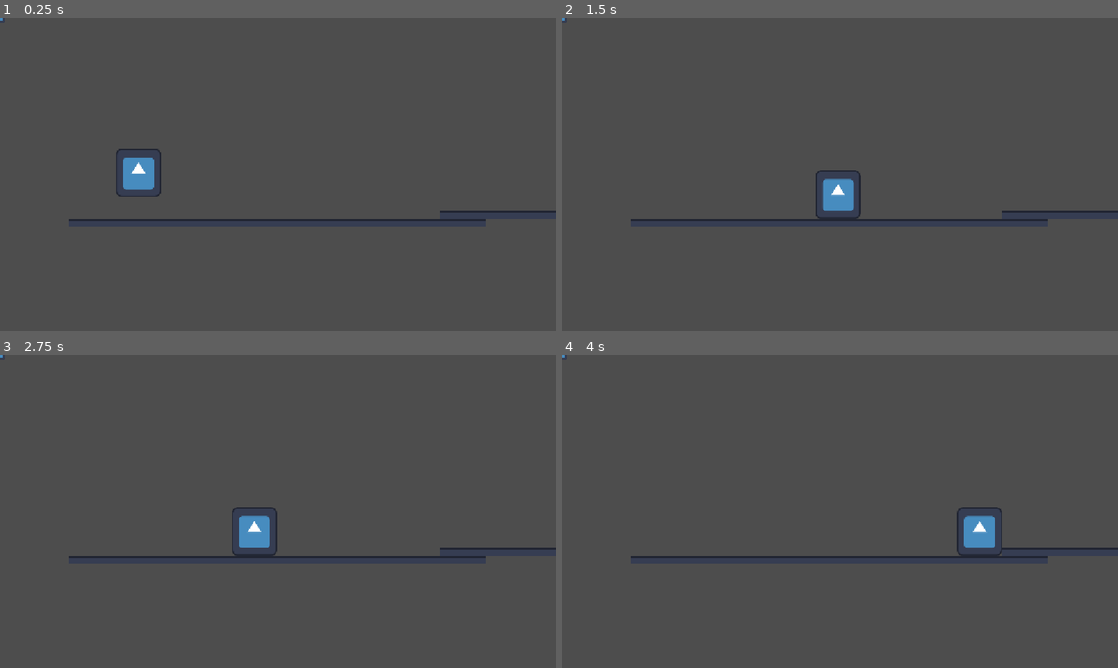
Above: before the commit, frames 1-4 (two rows, left to right).
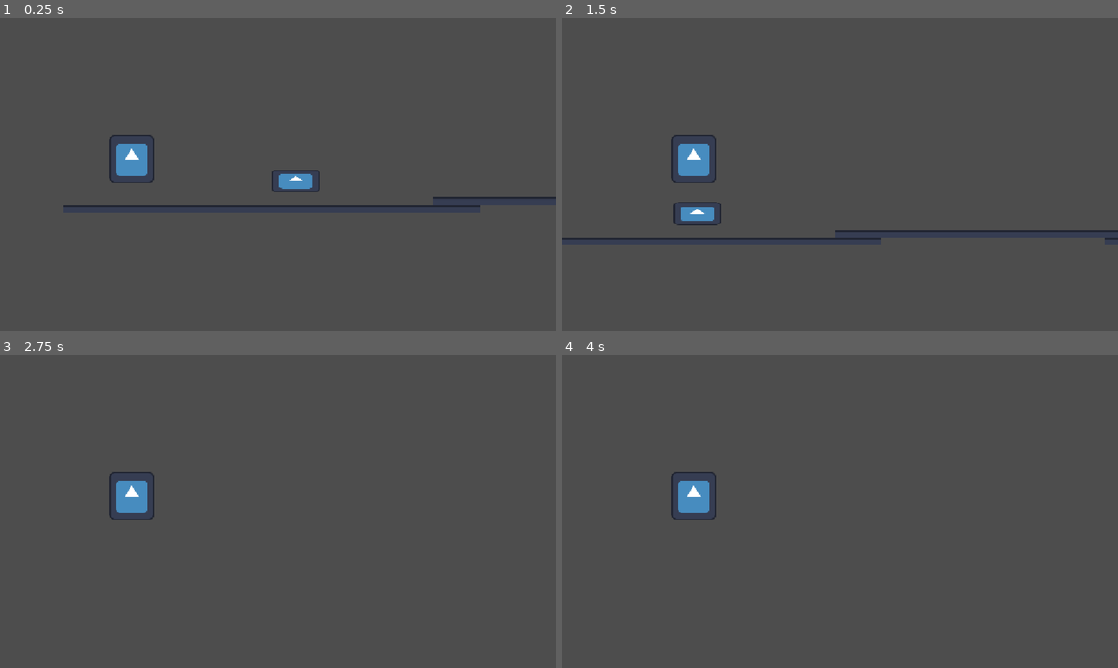
Above: after the commit, the same moments.

Repository: Random-nerd-online/Ragebait-2D-platformer
Game: Godot game, scene res://Main_or_rest.tscn
Two runs of this game, one before a commit and one after it. Both use one fixed random seed, a clock stepped at 60 frames per second and the inputs below. The engine's default icon, where the game draws it, is replaced by a stand-in: a white triangle on a blue panel in a dark square.
Inputs:
- Up to frame 1 (0.25 s): no input
- Up to frame 2 (1.5 s): tap Enter (ui_accept) at 0.5, 0.6 s; hold Right (ui_right) from 0.53 s (still down); tap W (Jump, bound only after the commit) at 0.77, 0.8, 1.07, 1.35 s
- Up to frame 3 (2.75 s): tap W (Jump, bound only after the commit) at 1.52, 1.82, 2.3 s; tap Enter (ui_accept) at 1.55, 2.1 s; release Right (ui_right) at 2.03 s; hold Left (ui_left) from 2.03 s (still down)
- Up to frame 4 (4 s): release Left (ui_left) at 2.78 s; hold Right (ui_right) from 2.78 s (still down); tap Enter (ui_accept) at 2.85 s; tap W (Jump, bound only after the commit) at 3.02, 3.32, 3.6, 3.77 s

The runs differ from the first frame. In frame 1, 2.7% of the frame differs, in the area x 0-100%, y 0-65%; in frame 2, 3.2%, in the area x 0-100%, y 0-71%; in frame 3, 2.1%; in frame 4, 2.1%.

Commit message:
Game 2.0
2nd version of game

Diff:
--- a/Main_or_rest.tscn
+++ b/Main_or_rest.tscn
@@ -4,6 +4,14 @@
 [ext_resource type="Texture2D" uid="uid://cs1ce02b1ut05" path="res://icon.svg" id="2_0i0vs"]
 
 [sub_resource type="RectangleShape2D" id="RectangleShape2D_uep3k"]
+
+[sub_resource type="SegmentShape2D" id="SegmentShape2D_q26tn"]
+a = Vector2(934, -180)
+b = Vector2(-352, -181)
+
+[sub_resource type="SegmentShape2D" id="SegmentShape2D_uep3k"]
+a = Vector2(0, -359)
+b = Vector2(0, 376)
 
 [sub_resource type="TileSetAtlasSource" id="TileSetAtlasSource_e5tcs"]
 texture = ExtResource("2_0i0vs")
@@ -155,7 +163,14 @@
 physics_layer_0/collision_layer = 1
 sources/0 = SubResource("TileSetAtlasSource_e5tcs")
 
+[sub_resource type="RectangleShape2D" id="RectangleShape2D_47s1u"]
+size = Vector2(13.999998, 21.956512)
+
+[sub_resource type="RectangleShape2D" id="RectangleShape2D_8cv1r"]
+size = Vector2(20.479904, 128.00005)
+
 [sub_resource type="RectangleShape2D" id="RectangleShape2D_q26tn"]
+size = Vector2(2.800002, 20)
 
 [node name="Node2D" type="Node2D" unique_id=1733538206]
 
@@ -174,16 +189,137 @@
 
 [node name="AudioStreamPlayer2D" type="AudioStreamPlayer2D" parent="Player" unique_id=1614926680]
 
+[node name="Camera and deadzone2" type="Node2D" parent="Player/AudioStreamPlayer2D" unique_id=1867240662]
+position = Vector2(64.96625, 6.357357)
+scale = Vector2(0.21441005, 0.19866733)
+
+[node name="Deadzone2" type="Area2D" parent="Player/AudioStreamPlayer2D/Camera and deadzone2" unique_id=1274836857]
+collision_mask = 2
+
+[node name="CollisionShape2D4" type="CollisionShape2D" parent="Player/AudioStreamPlayer2D/Camera and deadzone2/Deadzone2" unique_id=283248]
+position = Vector2(-301, 555)
+shape = SubResource("SegmentShape2D_q26tn")
+
+[node name="CollisionShape2D2" type="CollisionShape2D" parent="Player/AudioStreamPlayer2D/Camera and deadzone2/Deadzone2" unique_id=454175560]
+position = Vector2(632, 0)
+shape = SubResource("SegmentShape2D_uep3k")
+
+[node name="CollisionShape2D" type="CollisionShape2D" parent="Player/AudioStreamPlayer2D/Camera and deadzone2/Deadzone2" unique_id=940517512]
+position = Vector2(-653, -1)
+shape = SubResource("SegmentShape2D_uep3k")
+
+[node name="CollisionShape2D3" type="CollisionShape2D" parent="Player/AudioStreamPlayer2D/Camera and deadzone2/Deadzone2" unique_id=1396849584]
+position = Vector2(-301, -179)
+shape = SubResource("SegmentShape2D_q26tn")
+
+[node name="Timer" type="Timer" parent="Player/AudioStreamPlayer2D/Camera and deadzone2/Deadzone2" unique_id=1895646114]
+
+[node name="Camera" type="Camera2D" parent="Player/AudioStreamPlayer2D/Camera and deadzone2" unique_id=120720026]
+
 [node name="TileMapLayer" type="TileMapLayer" parent="." unique_id=906846668]
 tile_map_data = PackedByteArray("AAAJABoAAAABAAAAAAAKABoAAAACAAAAAAALABoAAAADAAAAAAAMABoAAAAEAAAAAAANABoAAAAFAAAAAAAOAB …(1632 unchanged characters)…
 tile_set = SubResource("TileSet_uep3k")
 
 [node name="BounceBox" type="Area2D" parent="." unique_id=2101664933]
+position = Vector2(627, 366.00003)
+scale = Vector2(5, 2.3)
 
 [node name="Sprite2D" type="Sprite2D" parent="BounceBox" unique_id=1246619295]
 position = Vector2(1.9073486e-06, 8.940697e-08)
 scale = Vector2(0.15625, 0.15624999)
 texture = ExtResource("2_0i0vs")
 
-[node name="CollisionShape2D" type="CollisionShape2D" parent="BounceBox" unique_id=1320190522]
+[node name="Up" type="CollisionShape2D" parent="BounceBox" unique_id=828479328]
+position = Vector2(-0.19999695, -0.10864258)
+shape = SubResource("RectangleShape2D_47s1u")
+
+[node name="Right" type="CollisionShape2D" parent="BounceBox" unique_id=347464545]
+position = Vector2(8.400017, 0)
+scale = Vector2(0.15625, 0.15625)
+shape = SubResource("RectangleShape2D_8cv1r")
+
+[node name="Left" type="CollisionShape2D" parent="BounceBox" unique_id=1861603442]
+position = Vector2(-8.599998, 0)
 shape = SubResource("RectangleShape2D_q26tn")
+
+[node name="Game over screen" type="Control" parent="." unique_id=548449028]
+visible = false
+layout_mode = 3
+anchors_preset = 0
+offset_left = 12.0
+offset_top = 7.0
+offset_right = 1156.0
+offset_bottom = 639.269
+
+[node name="Panel2" type="Panel" parent="Game over screen" unique_id=1177186597]
+layout_mode = 1
+anchors_preset = -1
+anchor_left = 0.012
+anchor_top = 0.512
+anchor_right = 0.012
+anchor_bottom = 0.512
+offset_left = -4.7279997
+offset_top = 0.27825928
+offset_right = 306.272
+offset_bottom = 11.278259
+
+[node name="Game over title" type="Label" parent="Game over screen" unique_id=1552975427]
+layout_mode = 1
+anchors_preset = -1
+anchor_left = 0.5
+anchor_top = 0.18
+anchor_right = 0.5
+anchor_bottom = 0.18
+offset_left = -98.0
+offset_top = 97.32607
+offset_right = 86.0
+offset_bottom = 186.32608
+grow_horizontal = 2
+grow_vertical = 2
+theme_override_font_sizes/font_size = 32
+text = "GAME OVER"
+horizontal_alignment = 1
+vertical_alignment = 1
+
+[node name="Press B" type="Label" parent="Game over screen" unique_id=542911230]
+layout_mode = 1
+anchors_preset = -1
+anchor_left = 0.50200003
+anchor_top = 0.354
+anchor_right = 0.50200003
+anchor_bottom = 0.354
+offset_left = -161.28802
+offset_top = 159.31126
+offset_right = 154.71198
+offset_bottom = 193.31126
+theme_override_font_sizes/font_size = 24
+text = "Press B to Bounce Back Bro"
+
+[node name="Game over quote" type="Label" parent="Game over screen" unique_id=1991423735]
+layout_mode = 1
+anchors_preset = -1
+anchor_left = 0.286
+anchor_top = 0.49100003
+anchor_right = 0.286
+anchor_bottom = 0.49100003
+offset_left = 5.815979
+offset_top = -1.4440918
+offset_right = 494.81598
+offset_bottom = 32.55591
+theme_override_font_sizes/font_size = 24
+text = "You see, that my mind is, too fast for eyes."
+
+[node name="Panel" type="Panel" parent="Game over screen" unique_id=1307118728]
+layout_mode = 1
+anchors_preset = -1
+anchor_left = 0.74
+anchor_top = 0.5
+anchor_right = 0.74
+anchor_bottom = 0.5
+offset_left = 0.44000244
+offset_top = 7.865509
+offset_right = 311.44
+offset_bottom = 18.865509
+
+[connection signal="body_entered" from="Player/AudioStreamPlayer2D/Camera and deadzone2/Deadzone2" to="Player" method="_on_deadzone_2_body_entered"]
+[connection signal="body_entered" from="BounceBox" to="Player" method="_on_bounce_box_body_entered"]
--- /dev/null
+++ b/camera_and_deadzone.tscn
@@ -0,0 +1,31 @@
+[gd_scene format=3 uid="uid://c2gymiwqubj2d"]
+
+[sub_resource type="SegmentShape2D" id="SegmentShape2D_q26tn"]
+a = Vector2(934, -180)
+b = Vector2(-352, -181)
+
+[sub_resource type="SegmentShape2D" id="SegmentShape2D_uep3k"]
+a = Vector2(0, -359)
+b = Vector2(0, 376)
+
+[node name="Camera and deadzone" type="Node2D" unique_id=1867240662]
+
+[node name="Deadzone2" type="Area2D" parent="." unique_id=1274836857]
+
+[node name="CollisionShape2D4" type="CollisionShape2D" parent="Deadzone2" unique_id=283248]
+position = Vector2(-301, 555)
+shape = SubResource("SegmentShape2D_q26tn")
+
+[node name="CollisionShape2D2" type="CollisionShape2D" parent="Deadzone2" unique_id=454175560]
+position = Vector2(632, 0)
+shape = SubResource("SegmentShape2D_uep3k")
+
+[node name="CollisionShape2D" type="CollisionShape2D" parent="Deadzone2" unique_id=940517512]
+position = Vector2(-653, -1)
+shape = SubResource("SegmentShape2D_uep3k")
+
+[node name="CollisionShape2D3" type="CollisionShape2D" parent="Deadzone2" unique_id=1396849584]
+position = Vector2(-301, -179)
+shape = SubResource("SegmentShape2D_q26tn")
+
+[node name="Camera" type="Camera2D" parent="." unique_id=120720026]
--- a/character_body_2d.gd
+++ b/character_body_2d.gd
@@ -1,17 +1,18 @@
 extends CharacterBody2D
 
+@export var rigid_body_2d: RigidBody2D
 
-const SPEED = 300.0
-const JUMP_VELOCITY = -400.0
-
+const SPEED = 350.0
+const JUMP_VELOCITY = -500.0
+const Knockback_strength = 5000
 
 func _physics_process(delta: float) -> void:
-	# Add the gravity.
+	# Add the gravity. Gravity is negative so velocity is decrasing ->
 	if not is_on_floor():
 		velocity += get_gravity() * delta
 
 	# Handle jump.
-	if Input.is_action_just_pressed("ui_accept") and is_on_floor():
+	if Input.is_action_just_pressed("Jump") and is_on_floor():
 		velocity.y = JUMP_VELOCITY
 
 	# Get the input direction and handle the movement/deceleration.
@@ -23,3 +24,12 @@
 		velocity.x = move_toward(velocity.x, 0, SPEED)
 
 	move_and_slide()
+
+func _on_bounce_box_body_entered(body: Node2D) -> void:
+	print("I will bounce you off")
+	velocity.y -= Knockback_strength
+
+
+
+func _on_deadzone_2_body_entered(body: Node2D) -> void:
+	print("You died diddy")
--- a/project.godot
+++ b/project.godot
@@ -20,6 +20,32 @@
 window/stretch/mode="canvas_items"
 window/stretch/aspect="expand"
 
+[input]
+
+ui_left={
+"deadzone": 0.5,
+"events": [Object(InputEventKey,"resource_local_to_scene":false,"resource_name":"","device":16,"window_id":0,"alt_pressed":false,"shift_pressed":false,"ctrl_pressed":false,"meta_pressed":false,"pressed":false,"keycode":4194319,"physical_keycode":0,"key_label":0,"unicode":0,"location":0,"echo":false,"script":null)
+, Object(InputEventJoypadButton,"resource_local_to_scene":false,"resource_name":"","device":-1,"button_index":13,"pressure":0.0,"pressed":false,"script":null)
+, Object(InputEventJoypadMotion,"resource_local_to_scene":false,"resource_name":"","device":-1,"axis":0,"axis_value":-1.0,"script":null)
+, Object(InputEventKey,"resource_local_to_scene":false,"resource_name":"","device":-1,"window_id":0,"alt_pressed":false,"shift_pressed":false,"ctrl_pressed":false,"meta_pressed":false,"pressed":false,"keycode":0,"physical_keycode":65,"key_label":0,"unicode":97,"location":0,"echo":false,"script":null)
+]
+}
+ui_right={
+"deadzone": 0.5,
+"events": [Object(InputEventKey,"resource_local_to_scene":false,"resource_name":"","device":16,"window_id":0,"alt_pressed":false,"shift_pressed":false,"ctrl_pressed":false,"meta_pressed":false,"pressed":false,"keycode":4194321,"physical_keycode":0,"key_label":0,"unicode":0,"location":0,"echo":false,"script":null)
+, Object(InputEventJoypadButton,"resource_local_to_scene":false,"resource_name":"","device":-1,"button_index":14,"pressure":0.0,"pressed":false,"script":null)
+, Object(InputEventJoypadMotion,"resource_local_to_scene":false,"resource_name":"","device":-1,"axis":0,"axis_value":1.0,"script":null)
+, Object(InputEventKey,"resource_local_to_scene":false,"resource_name":"","device":-1,"window_id":0,"alt_pressed":false,"shift_pressed":false,"ctrl_pressed":false,"meta_pressed":false,"pressed":false,"keycode":0,"physical_keycode":68,"key_label":0,"unicode":100,"location":0,"echo":false,"script":null)
+]
+}
+Jump={
+"deadzone": 0.2,
+"events": [Object(InputEventKey,"resource_local_to_scene":false,"resource_name":"","device":-1,"window_id":0,"alt_pressed":false,"shift_pressed":false,"ctrl_pressed":false,"meta_pressed":false,"pressed":false,"keycode":0,"physical_keycode":87,"key_label":0,"unicode":119,"location":0,"echo":false,"script":null)
+, Object(InputEventKey,"resource_local_to_scene":false,"resource_name":"","device":-1,"window_id":0,"alt_pressed":false,"shift_pressed":false,"ctrl_pressed":false,"meta_pressed":false,"pressed":false,"keycode":0,"physical_keycode":4194320,"key_label":0,"unicode":0,"location":0,"echo":false,"script":null)
+, Object(InputEventKey,"resource_local_to_scene":false,"resource_name":"","device":-1,"window_id":0,"alt_pressed":false,"shift_pressed":false,"ctrl_pressed":false,"meta_pressed":false,"pressed":false,"keycode":0,"physical_keycode":32,"key_label":0,"unicode":32,"location":0,"echo":false,"script":null)
+]
+}
+
 [physics]
 
 3d/physics_engine="Jolt Physics"
Not shown, added: .gitattributes
Not shown, added: .gitignore
